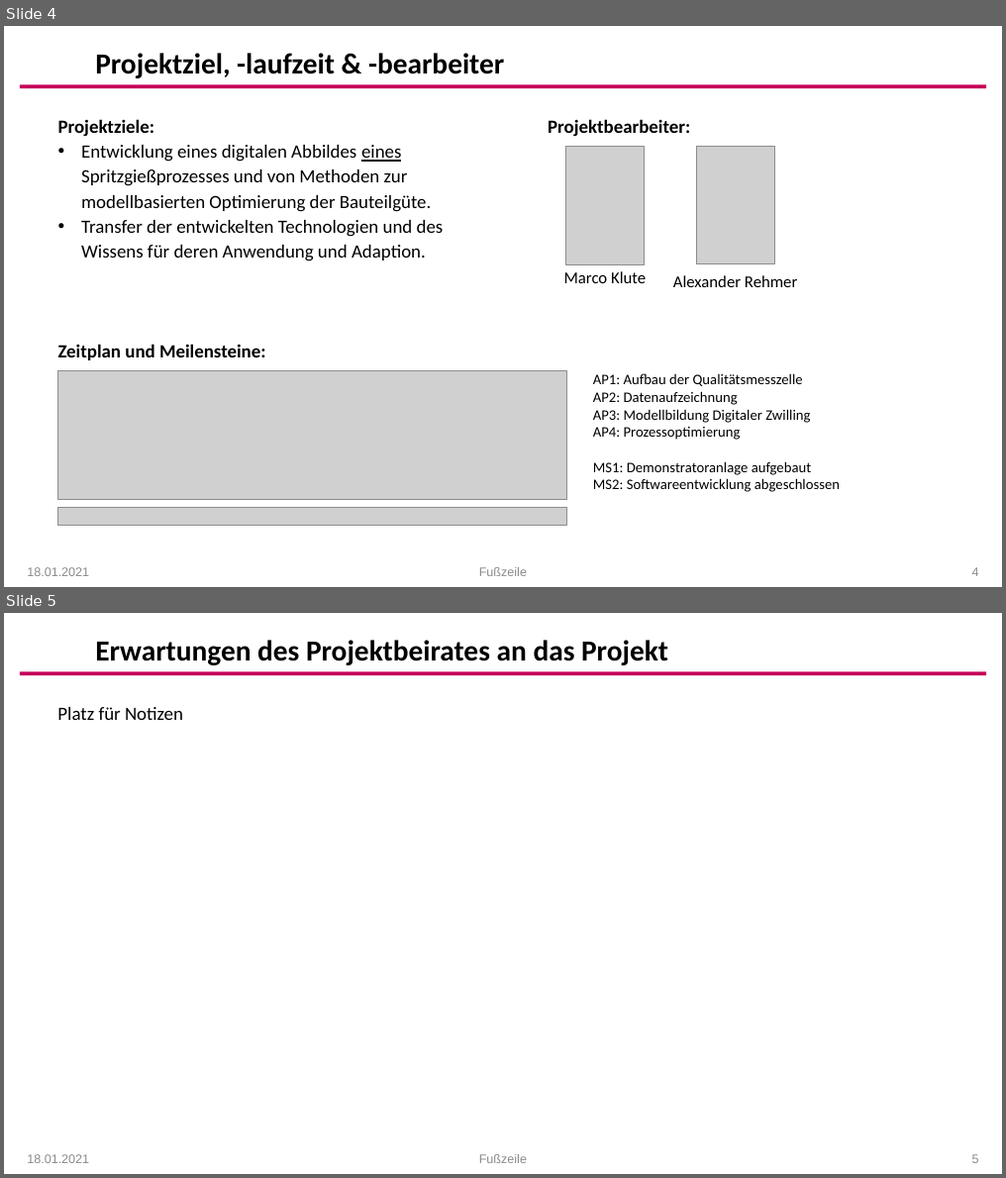
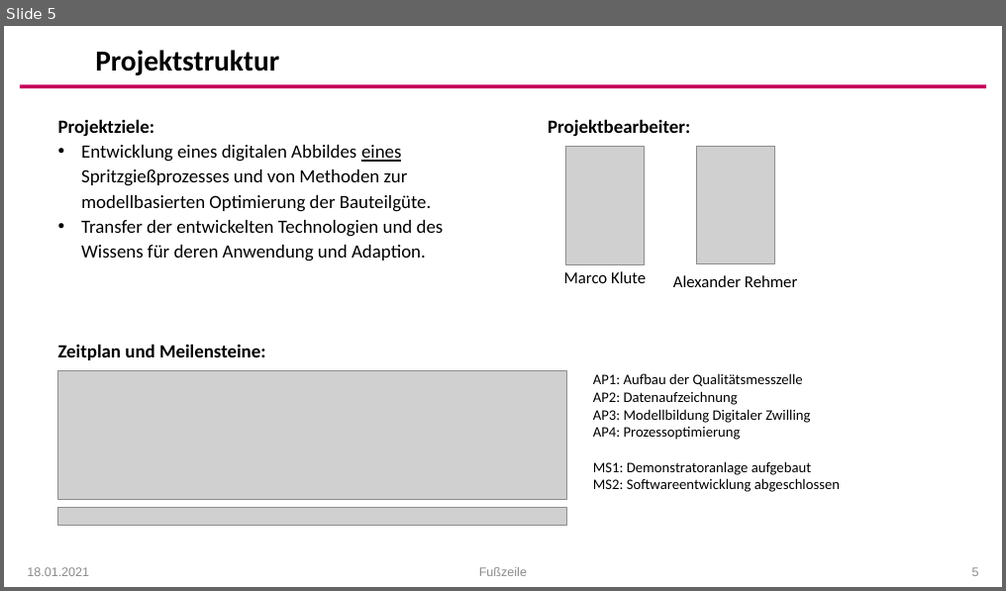
Before and after one commit to arehmer/DigitalTwinInjectionMoulding, a slide deck: Präsentationen/Kick-Off_Agenda.pptx. Shown one above the other, each under a label of ours: slides 4 and 5 before the commit, slide 5 after it. The pictures are 1006x1178 and 1006x591 pixels, drawn with LibreOffice and Linux fonts; fonts in the diff are those of the drawing; grey boxes stand for pictures; background and template pictures are left out. Boxes give left, top, right and bottom in pixels: in the first picture for what was removed or moved away, otherwise in the second. Text is boxed around its words. In the diff, an @@ line names an element or a change of style, - is before the commit and + after.

```diff
--- a/Präsentationen/Kick-Off_Agenda.pptx
+++ b/Präsentationen/Kick-Off_Agenda.pptx
@@ slide 5 removed at [4,613,1002,1174], background #FFFFFF; not listed: 1 template element that a slide beside it also shows @@
@@ text removed at [95,640,668,665] @@
-Erwartungen des Projektbeirates an das Projekt
@@ text removed at [57,707,183,720] @@
-Platz für Notizen
@@ text removed at [27,1155,89,1163] @@
-18.01.2021
@@ text removed at [479,1155,527,1163] @@
-Fußzeile
@@ page number removed at [972,1155,979,1163] @@
-5
@@ what was slide 4 is now slide 5 @@
@@ slide 5 changed as well @@
@@ text at [95,50,279,76]: text changed @@
-Projektziel, -laufzeit & -bearbeiter
+Projektstruktur
@@ page number at [972,568,979,576]: text changed @@
-4
+5
```
Also in this commit, not shown: 22 other slides changed, 1 slide added, 4 other files.
